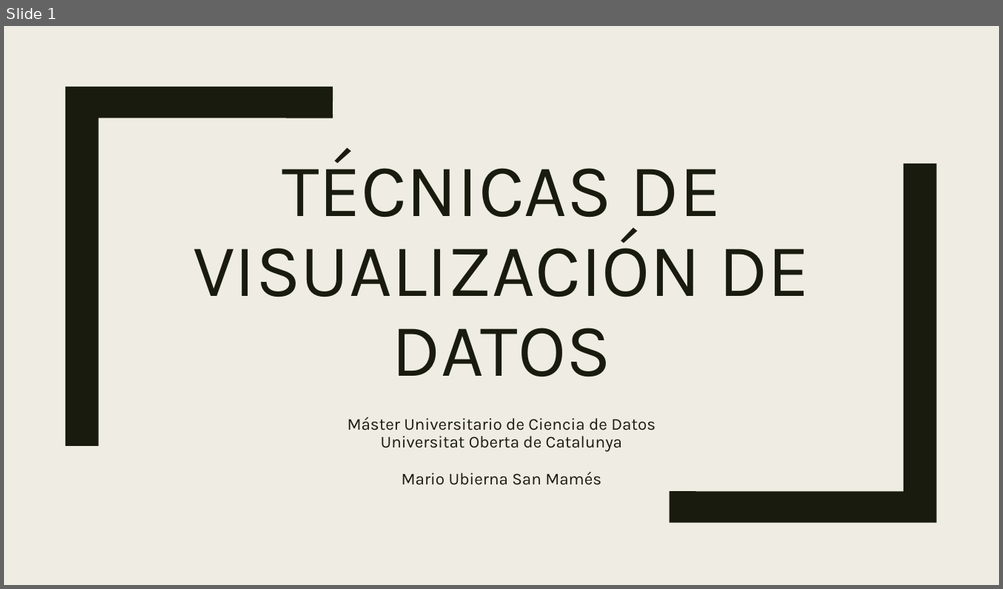
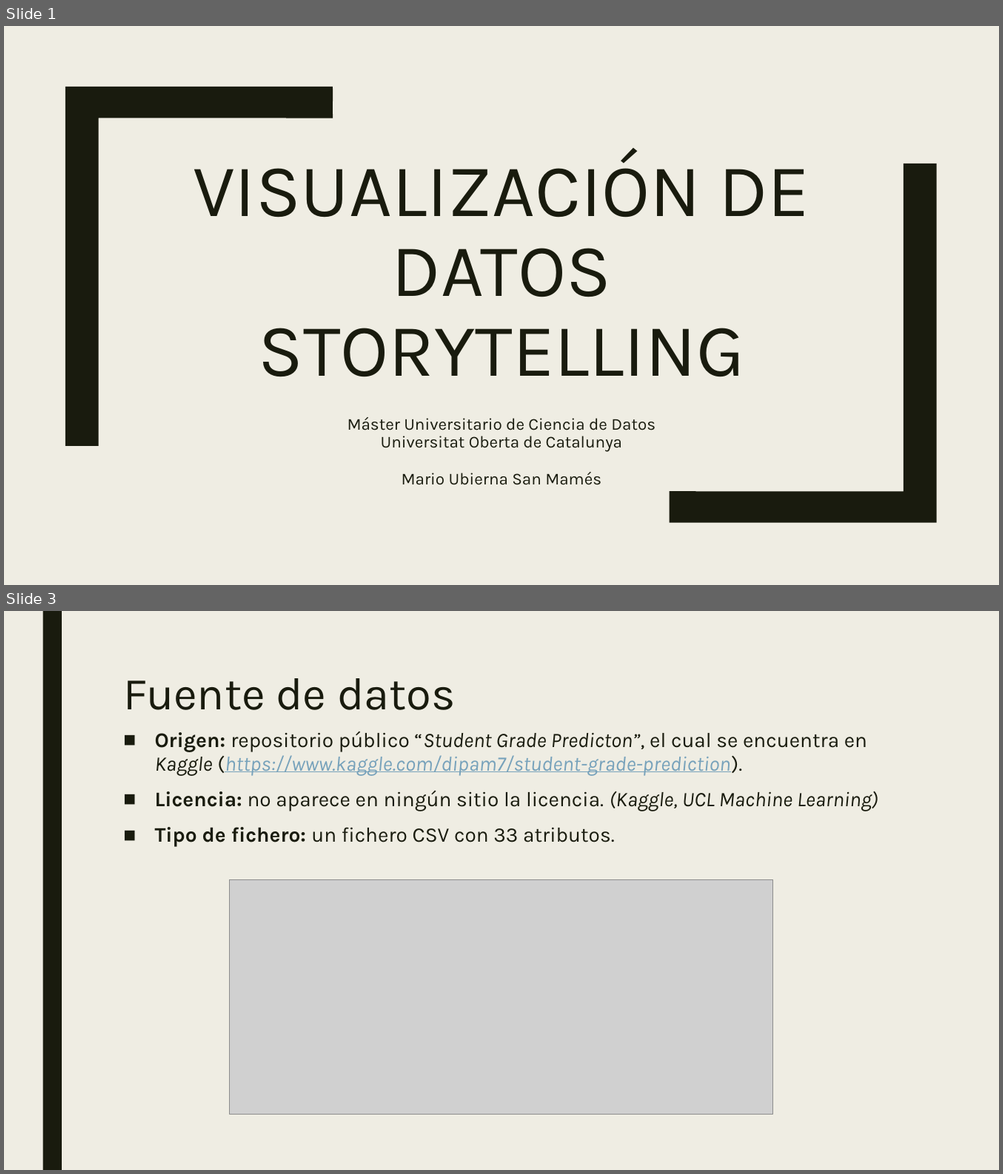
Before and after one commit to mariousm/Data-Science-Master, a slide deck: 2021-22/PrimerSemestre/Visualizacion/PEC3/Storytelling.pptx. Shown one above the other, each under a label of ours: slide 1 before the commit, slides 1 and 3 after it; the slides between them are not shown. The pictures are 1003x589 and 1003x1174 pixels, drawn with LibreOffice and Linux fonts; fonts in the diff are those of the drawing; grey boxes stand for pictures. Boxes give left, top, right and bottom in pixels: in the first picture for what was removed or moved away, otherwise in the second. Text is boxed around its words. In the diff, an @@ line names an element or a change of style, - is before the commit and + after.

```diff
--- a/2021-22/PrimerSemestre/Visualizacion/PEC3/Storytelling.pptx
+++ b/2021-22/PrimerSemestre/Visualizacion/PEC3/Storytelling.pptx
@@ slide 3 added at <box>4,611,999,1170</box>, background #EFEDE3 @@
@@ rectangle added at <box>42,611,62,1170</box>, fill #191B0E @@
@@ title added at <box>123,678,455,710</box>, 44 pt, text #191B0E @@
+Fuente de datos
@@ text added at <box>155,731,878,847</box>, 20 pt, text #191B0E @@
+■ Origen: repositorio público “Student Grade Predicton”, el cual se encuentra en Kaggle (https://www.kaggle.com/dipam7/student-grade-prediction).
+■ Licencia: no aparece en ningún sitio la licencia. (Kaggle, UCL Machine Learning)
+■ Tipo de fichero: un fichero CSV con 33 atributos.
@@ picture added at <box>230,880,774,1115</box> @@
@@ slide 1 changed as well @@
@@ title at <box>193,150,809,378</box>: text changed @@
-TÉCNICAS DE VISUALIZACIÓN DE DATOS
+VISUALIZACIÓN DE DATOS STORYTELLING
```
Also in this commit, not shown: 13 other slides added, 12 slides removed.
